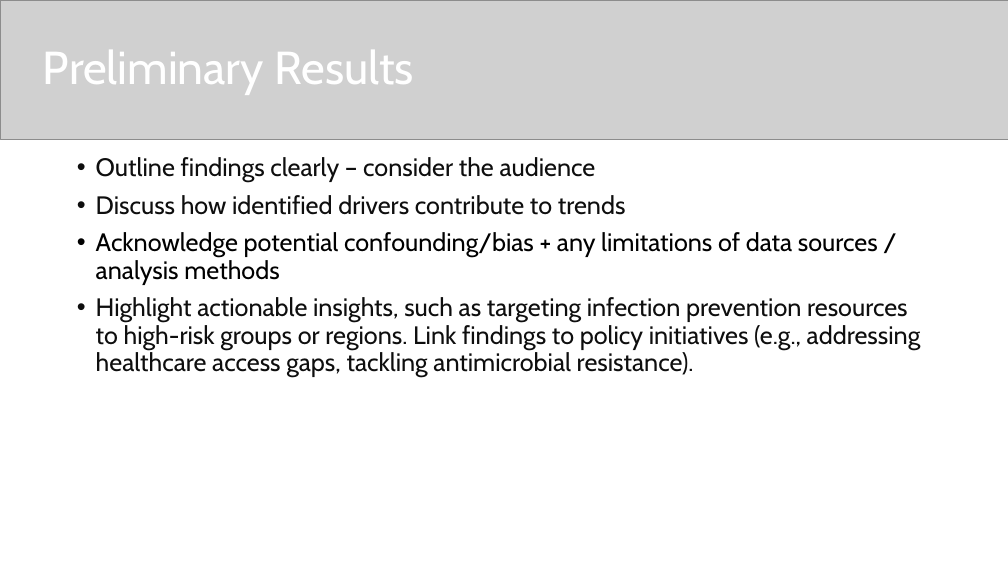
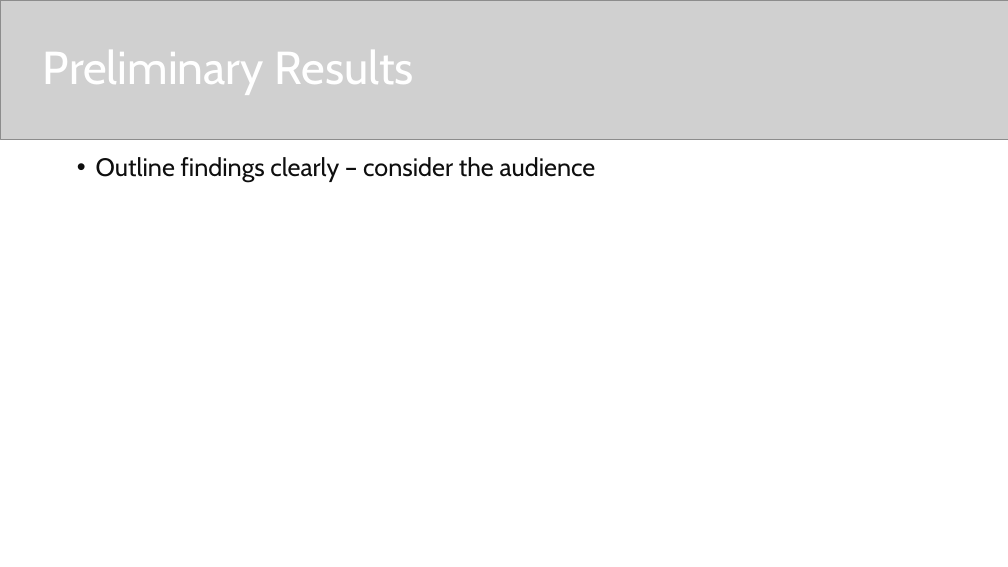
Before and after one commit to Rodico/UKHSA_LSHTM, a slide deck: slide 7 of Data Challenge_Powerpoint Template.pptx (slide 5 before the commit). Drawn at 1008x567 pixels with LibreOffice and Linux fonts; fonts in the diff are those of the drawing; grey boxes stand for pictures. Boxes give left, top, right and bottom in pixels: in the first picture for what was removed or moved away, otherwise in the second. Text is boxed around its words. In the diff, an @@ line names an element or a change of style, - is before the commit and + after.

```diff
--- a/Data Challenge_Powerpoint Template.pptx
+++ b/Data Challenge_Powerpoint Template.pptx
@@ text at (96, 195, 921, 377): paragraphs removed @@
-• Discuss how identified drivers contribute to trends
-• Acknowledge potential confounding/bias + any limitations of data sources / analysis methods
-• Highlight actionable insights, such as targeting infection prevention resources to high-risk groups or regions. Link findings to policy initiatives (e.g., addressing healthcare access gaps, tackling antimicrobial resistance).
```
Also in this commit, not shown: 3 other slides changed, 4 slides added, 1 slide removed.
